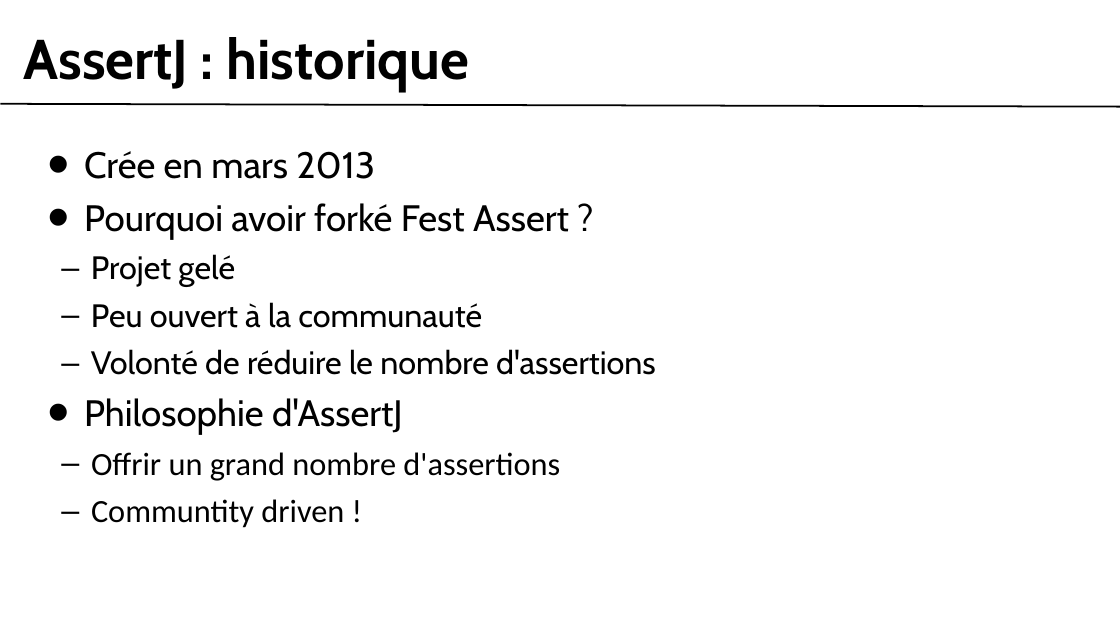
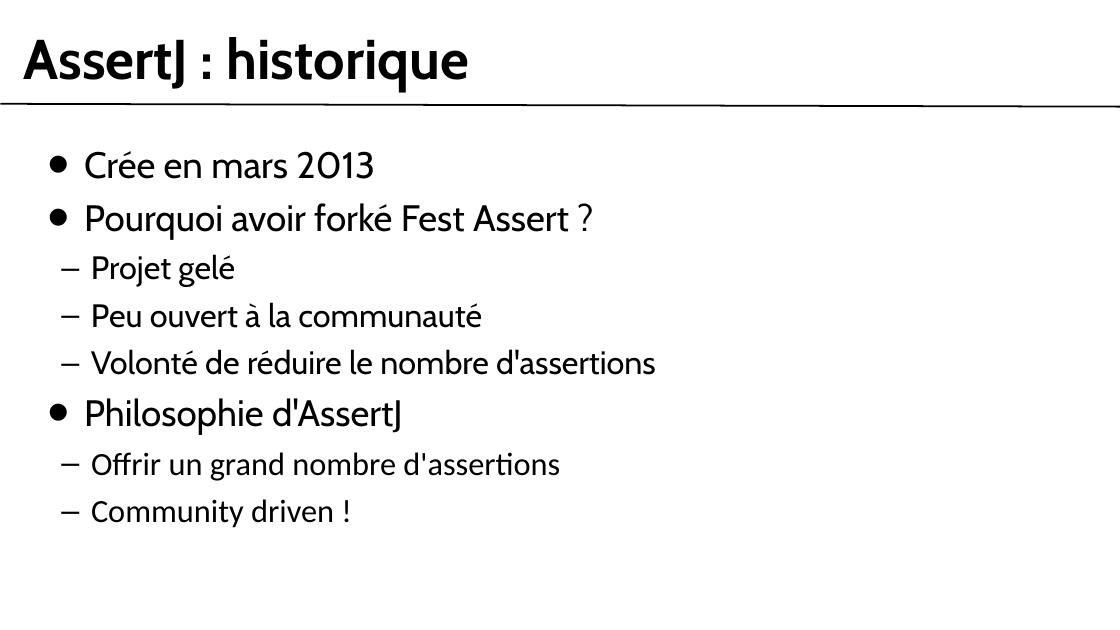
Before and after one commit to assertj/assertj-examples, a slide deck: slide 2 of src/pres/Octo - AssertJ.odp. Drawn at 1120x630 pixels with LibreOffice and Linux fonts; fonts in the diff are those of the drawing; background and template pictures are left out. Boxes give left, top, right and bottom in pixels: in the first picture for what was removed or moved away, otherwise in the second. Text is boxed around its words. In the diff, an @@ line names an element or a change of style, - is before the commit and + after.

```diff
--- a/src/pres/Octo - AssertJ.odp
+++ b/src/pres/Octo - AssertJ.odp
@@ text at [91, 499, 334, 528]: text changed @@
-  – Communtity driven !
+  – Community driven !
```
Also in this commit, not shown: 1 other slide changed, 2 slides removed, 5 other files.
